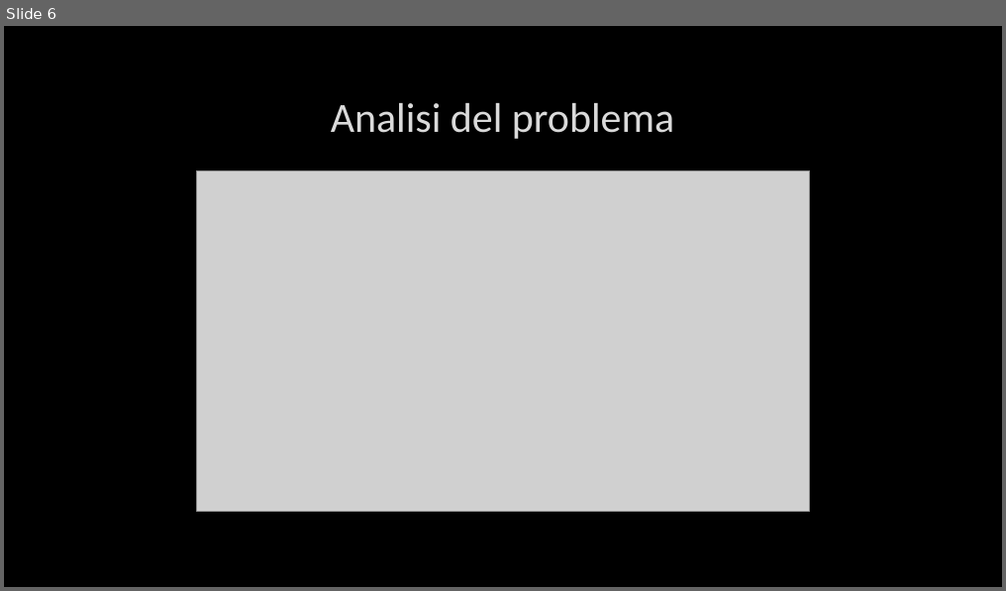
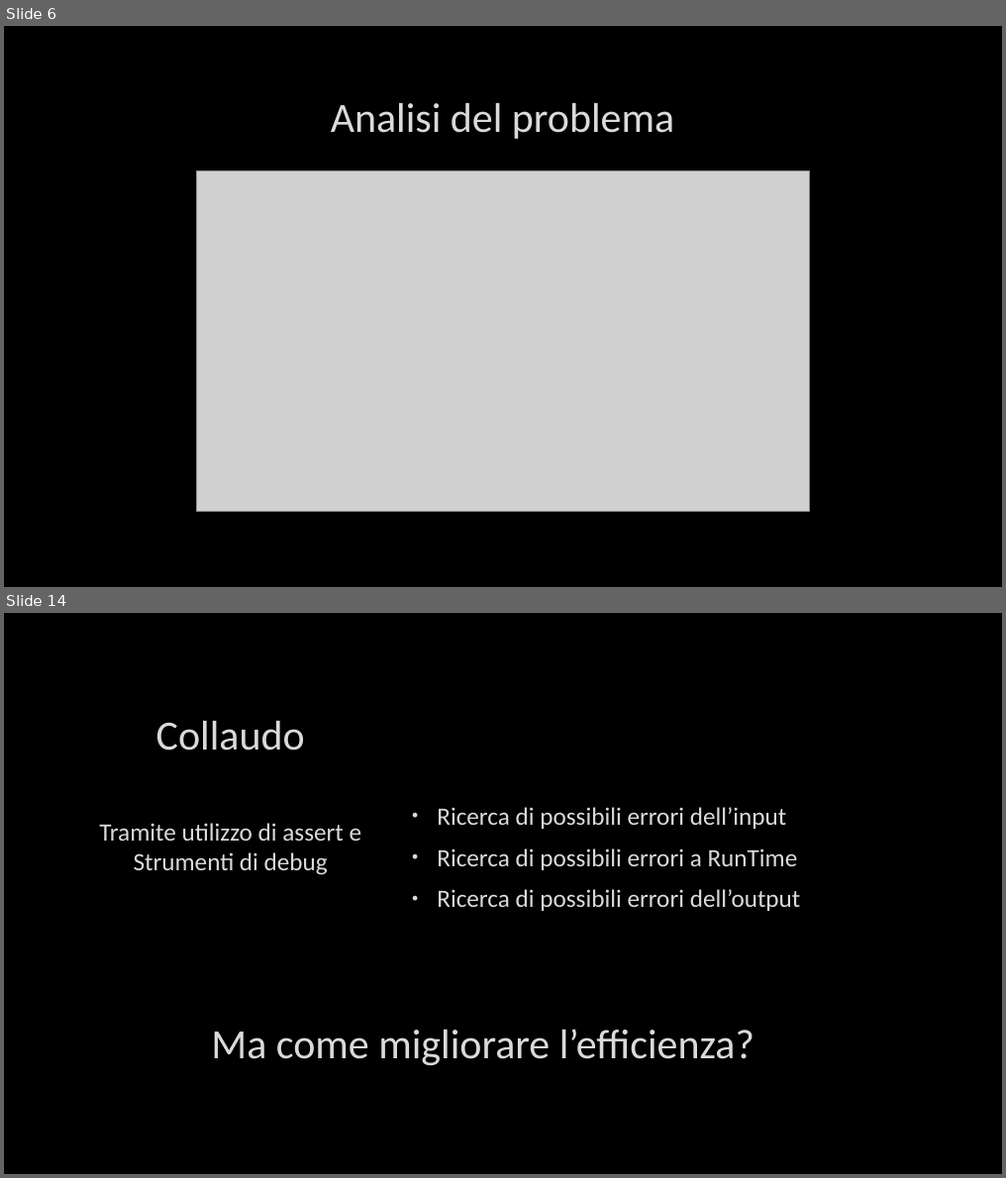
Before and after one commit to timeofview/reti-di-calcolatori, a slide deck: Esercitazione 1.pptx. Shown one above the other, each under a label of ours: slide 6 before the commit, slides 6 and 14 after it; the slides between them are not shown. The pictures are 1006x591 and 1006x1178 pixels, drawn with LibreOffice and Linux fonts; fonts in the diff are those of the drawing; grey boxes stand for pictures; background and template pictures are left out. Boxes give left, top, right and bottom in pixels: in the first picture for what was removed or moved away, otherwise in the second. Text is boxed around its words. In the diff, an @@ line names an element or a change of style, - is before the commit and + after.

```diff
--- a/Esercitazione 1.pptx
+++ b/Esercitazione 1.pptx
@@ slide 14 added at (4, 613, 1002, 1174), background picture (left out) @@
@@ title added at (156, 721, 305, 751), 40 pt, text #DADADA @@
+Collaudo
@@ text added at (437, 807, 801, 911), 24 pt, text #DADADA @@
+• Ricerca di possibili errori dell’input
+• Ricerca di possibili errori a RunTime
+• Ricerca di possibili errori dell’output
@@ text added at (99, 823, 362, 875), 24 pt, text #DADADA @@
+Tramite utilizzo di assert e Strumenti di debug
@@ text added at (211, 1029, 754, 1066), 40 pt, text #DADADA @@
+Ma come migliorare l’efficienza?
```
Also in this commit, not shown: 15 other slides added.
